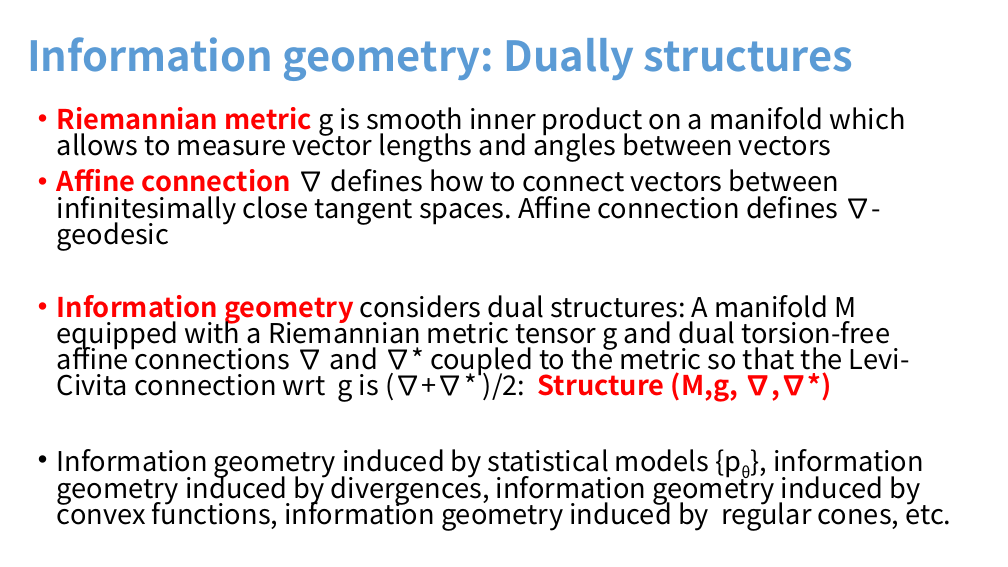
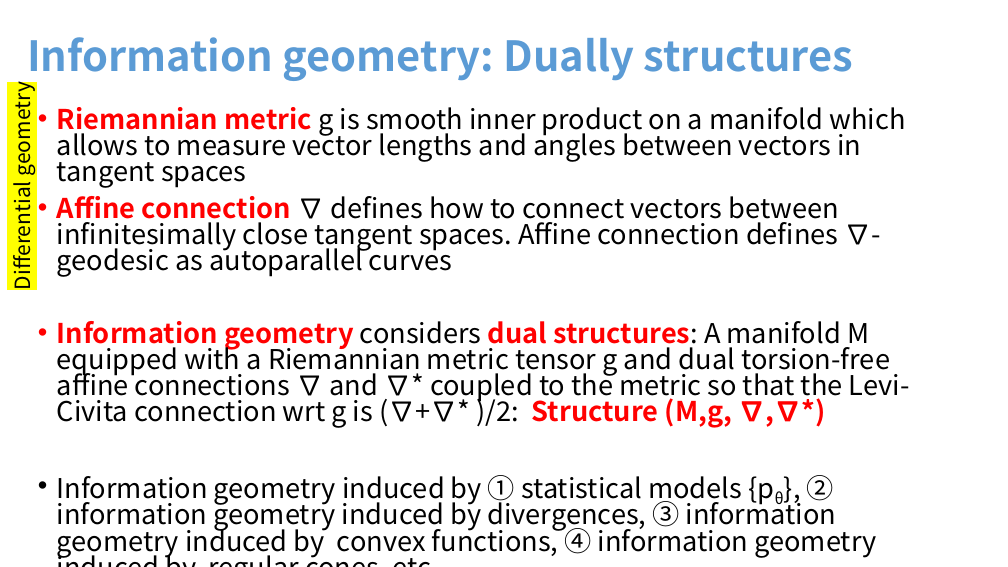
Before and after one commit to FrankNielsen/FrankNielsen.github.io, a slide deck: slide 12 of PPTX/DivergencesComparativeConvexity-FrankNIELSEN.pptx (slide 9 before the commit). Drawn at 1008x567 pixels with LibreOffice and Linux fonts; fonts in the diff are those of the drawing. Boxes give left, top, right and bottom in pixels: in the first picture for what was removed or moved away, otherwise in the second. Text is boxed around its words. In the diff, an @@ line names an element or a change of style, - is before the commit and + after.

```diff
--- a/PPTX/DivergencesComparativeConvexity-FrankNIELSEN.pptx
+++ b/PPTX/DivergencesComparativeConvexity-FrankNIELSEN.pptx
@@ text added at [7,91,37,287], 20 pt, text #000000 @@
+Differential geometry
@@ text at [57,107,906,277]: text changed @@
-• Riemannian metric g is smooth inner product on a manifold which allows to measure vector lengths and angles between vectors
-• Affine connection ∇ defines how to connect vectors between infinitesimally close tangent spaces. Affine connection defines ∇-geodesic
+• Riemannian metric g is smooth inner product on a manifold which allows to measure vector lengths and angles between vectors in tangent spaces
+• Affine connection ∇ defines how to connect vectors between infinitesimally close tangent spaces. Affine connection defines ∇-geodesic as autoparallel curves
@@ text at [57,321,910,428]: text colour #000000 to #FF0000, bold on in "dual structures:" @@
@@ text at [57,475,876,557]: text changed @@
-• Information geometry induced by statistical models {pθ}, information geometry induced by divergences, information geometry induced by convex functions, information geometry induced by regular cones, etc.
+• Information geometry induced by ① statistical models {pθ}, ② information geometry induced by divergences, ③ information geometry induced by convex functions, ④ information geometry induced by regular cones, etc.
```
Also in this commit, not shown: 27 other slides changed, 8 slides added, 4 other files.
